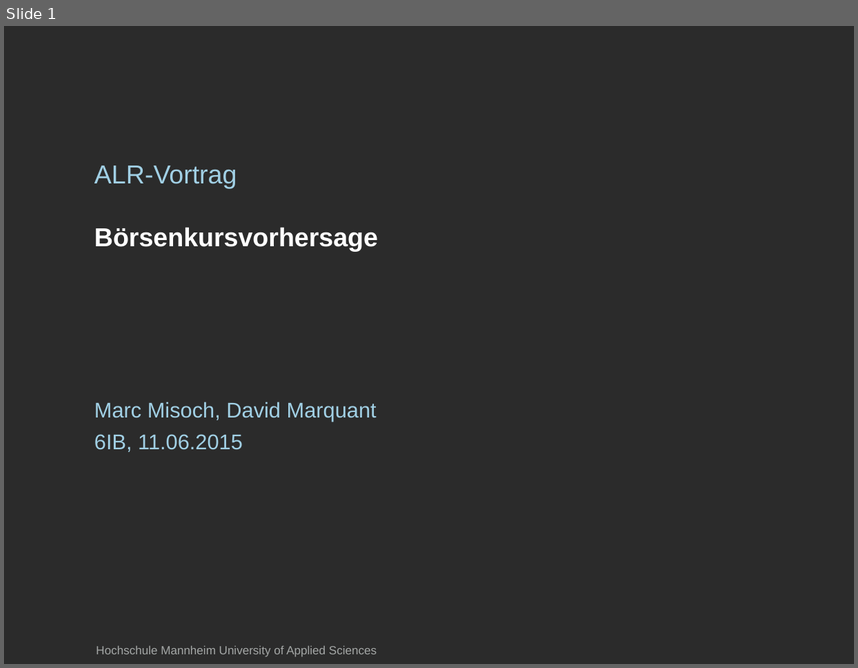
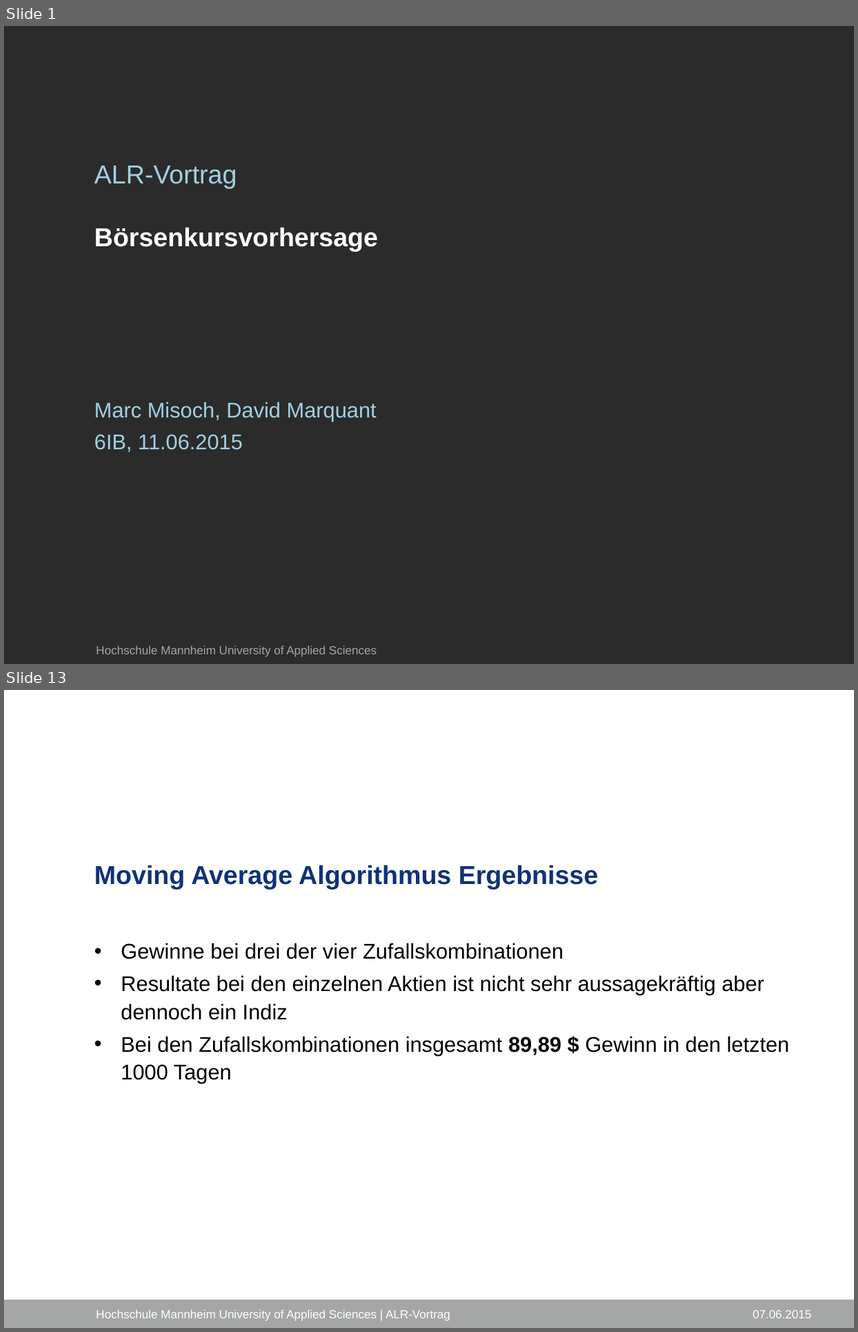
Before and after one commit to SEPSkyware6MM/StockForecast, a slide deck: ALR_Vortrag.pptx. Shown one above the other, each under a label of ours: slide 1 before the commit, slides 1 and 13 after it; the slides between them are not shown. The pictures are 858x668 and 858x1332 pixels, drawn with LibreOffice and Linux fonts; fonts in the diff are those of the drawing; background and template pictures are left out; a plain dark background stands for a picture behind light text. Boxes give left, top, right and bottom in pixels: in the first picture for what was removed or moved away, otherwise in the second. Text is boxed around its words. In the diff, an @@ line names an element or a change of style, - is before the commit and + after.

```diff
--- a/ALR_Vortrag.pptx
+++ b/ALR_Vortrag.pptx
@@ slide 13 added at <box>4,690,854,1328</box>, background #FFFFFF @@
@@ title added at <box>94,865,598,889</box>, 22 pt, text #0F3277, bold @@
+Moving Average Algorithmus Ergebnisse
@@ text added at <box>121,943,790,1083</box>, 18 pt, text #000000 @@
+• Gewinne bei drei der vier Zufallskombinationen
+• Resultate bei den einzelnen Aktien ist nicht sehr aussagekräftig aber dennoch ein Indiz
+• Bei den Zufallskombinationen insgesamt 89,89 $ Gewinn in den letzten 1000 Tagen
@@ rectangle added at <box>4,1299,854,1328</box>, fill #A4A7A6 @@
@@ text added at <box>96,1310,450,1321</box>, 10 pt, text #FFFFFF @@
+Hochschule Mannheim University of Applied Sciences | ALR-Vortrag
@@ text added at <box>753,1310,811,1318</box>, 10 pt, text #FFFFFF @@
+07.06.2015
```
Also in this commit, not shown: 6 slides changed, 7 other slides added, 1 other file.
